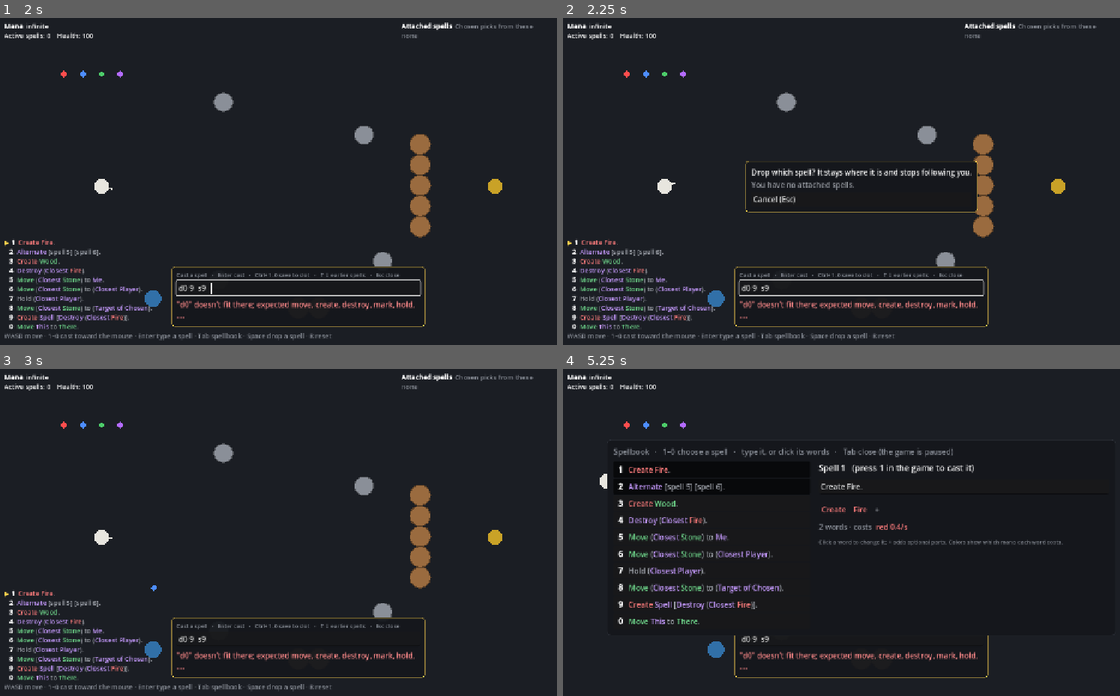
Above: before the commit, frames 1-4 (two rows, left to right).
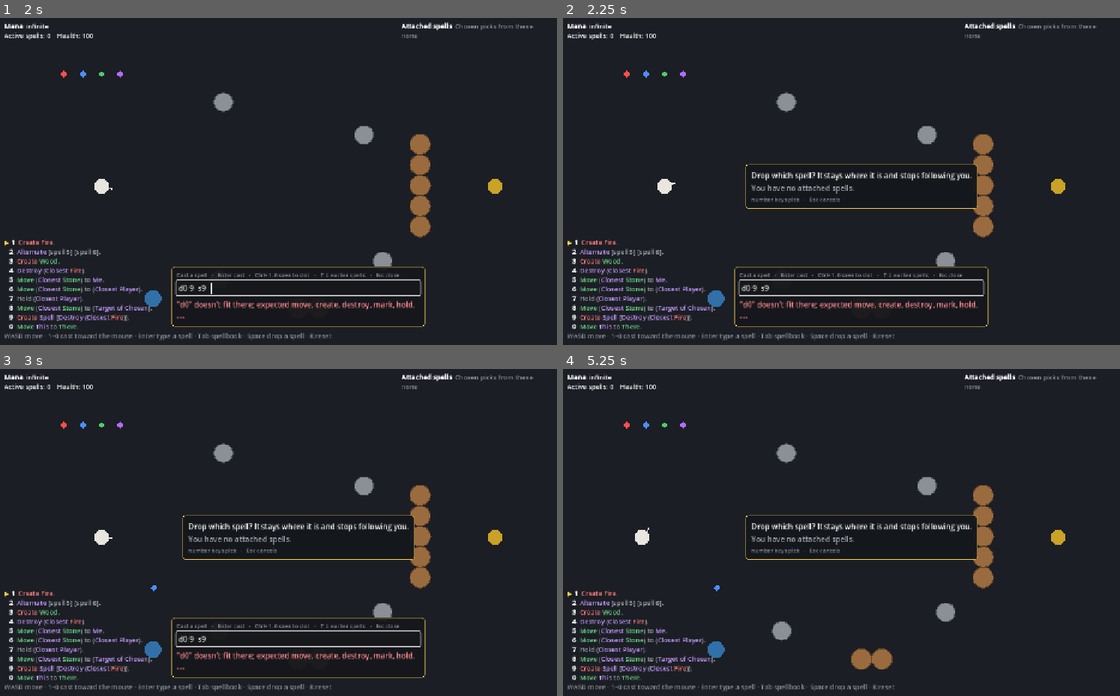
Above: after the commit, the same moments.

Repository: oscarjocque/spellcraft-prototype
Game: Godot game, scene res://scenes/main.tscn
Two runs of this game, one before a commit and one after it. Both use one fixed random seed, a clock stepped at 60 frames per second and the inputs below.
Inputs (mouse positions are in pixels of both pictures, inside the frame that each line leads up to):
- Up to frame 1 (2 s): tap Enter at 0.5 s; move the mouse to (428, 168) at 0.52 s; hold D (move_right) 0.53-1.28 s; tap 0 at 0.6 s; click (428, 168) at 0.67 s; tap Space at 0.77, 1.07, 1.25, 1.52, 1.55, 1.82 s; tap 9 at 0.8, 1.35 s; move the mouse to (178, 204) at 1.27 s; hold S (move_down) from 1.28 s (still down); click (178, 204) at 1.42 s
- Up to frame 2 (2.25 s): tap Enter at 2 s; move the mouse to (919, 112) at 2.02 s; release S (move_down) at 2.03 s; hold D (move_right) from 2.03 s (still down); tap Space at 2.1 s; click (919, 112) at 2.17 s
- Up to frame 3 (3 s): tap 0 at 2.3 s; release D (move_right) at 2.75 s; click (300, 548) at 2.75 s, where only the run before the commit has a clickable "Cancel (Esc)"
- Up to frame 4 (5.25 s): tap Space at 3.5, 3.77, 4.07, 4.52, 4.55, 4.82 s; move the mouse to (830, 604) at 3.52 s; hold W (move_up) 3.53-4.28 s; tap 0 at 3.6 s; click (830, 604) at 3.67 s; tap 9 at 3.8, 4.35 s; move the mouse to (1042, 588) at 4.27 s; hold A (move_left) from 4.28 s (still down); click (1042, 588) at 4.42 s; tap Escape at 4.9 s; move the mouse to (679, 486) at 5.02 s; tap Tab at 5.1 s; click (679, 486) at 5.17 s

Frame 1 is identical in both runs. In frame 2, 1.5% of the frame differs, in the area x 32-75%, y 43-60%; in frame 3, 1.5%; in frame 4, 12%, in the area x 0-96%, y 1-99%.

Commit message:
Page the attached-spell picker at five entries; pick with number keys
The window for Chosen and for dropping shows at most five entries,
with More for further pages. Spells keep their numbers from the HUD's
attached list and their number key picks them (0 picks Nothing), so a
pick needs no mouse. Entries are colored by mana.

Co-Authored-By: Claude Opus 5.5 <noreply@anthropic.com>
Claude-Session: https://claude.ai/code/session_013jfXwMwWtv4oDjb8vuFPPJ

Diff:
--- a/scripts/ui/chosen_picker.gd
+++ b/scripts/ui/chosen_picker.gd
@@ -2,76 +2,122 @@
 extends PanelContainer
 ## The window that asks the player to pick one of their attached spells: for
 ## a Chosen in the spell being cast (once for each, in reading order), or a
-## spell to drop.
+## spell to drop. The game keeps running meanwhile.
+##
+## Spells keep the numbers they have in the HUD's list of attached spells,
+## and their number key picks them; 0 picks Nothing where that's allowed.
+## At most five entries show at a time, with "More" for the rest. Esc cancels.
 
 signal picked(id: int)  # a spell's id, 0 for nothing
 signal cancelled
 
+const PAGE := 5
+
 var _title: Label
 var _options: VBoxContainer
+var _entries := []  # [key, bbcode, action]
+var _page := 0
 
 
 func _ready() -> void:
 	var style := StyleBoxFlat.new()
-	style.bg_color = Color("15171c")
+	style.bg_color = Color(0.08, 0.09, 0.11, 0.96)
 	style.border_color = Color("ffd34d")
 	style.set_border_width_all(1)
 	style.set_content_margin_all(12)
 	style.set_corner_radius_all(6)
 	add_theme_stylebox_override("panel", style)
-	custom_minimum_size = Vector2(420, 0)
+	custom_minimum_size = Vector2(480, 0)
 	var box := VBoxContainer.new()
 	add_child(box)
 	_title = Label.new()
 	box.add_child(_title)
 	_options = VBoxContainer.new()
 	box.add_child(_options)
+	var hint := Label.new()
+	hint.text = "number keys pick   ·   Esc cancels"
+	hint.add_theme_font_size_override("font_size", 12)
+	hint.add_theme_color_override("font_color", Color("8a8f98"))
+	box.add_child(hint)
 
 
 ## Shows the choice for Chosen `index` (1-based) of `total` in `spell_text`.
 func ask(spell_text: String, index: int, total: int, attached: Array[WorldObject]) -> void:
-	_open("%s\nChosen %d of %d: which attached spell?" % [spell_text, index, total], attached,
-			"Nothing (the spell waits)", "Cancel the cast (Esc)")
+	_open("%s\nChosen %d of %d: which attached spell?" % [spell_text, index, total], attached, true)
 
 
 ## Shows the choice of an attached spell to drop.
 func ask_drop(attached: Array[WorldObject]) -> void:
-	_open("Drop which spell? It stays where it is and stops following you.", attached, "", "Cancel (Esc)")
+	_open("Drop which spell? It stays where it is and stops following you.", attached, false)
 
 
-func _open(title: String, attached: Array[WorldObject], nothing: String, cancel: String) -> void:
+func _open(title: String, attached: Array[WorldObject], nothing: bool) -> void:
 	_title.text = title
-	for c in _options.get_children():
-		_options.remove_child(c)
-		c.queue_free()
-	var n := 1
-	for o in attached:
-		_add_option("%d  %s" % [n, SpellGrammar.to_text(o.spell.ast)], func() -> void: _pick(o.id))
-		n += 1
-	if attached.is_empty():
-		var none := Label.new()
-		none.text = "You have no attached spells."
-		none.add_theme_color_override("font_color", Color("a0a4ab"))
-		_options.add_child(none)
-	if nothing != "":
-		_add_option(nothing, func() -> void: _pick(0))
-	_add_option(cancel, _cancel)
+	_entries.clear()
+	for i in attached.size():
+		var o := attached[i]
+		_entries.append([i + 1, SpellText.bbcode(o.spell.ast), _pick.bind(o.id)])
+	if nothing:
+		_entries.append([0, "[color=#a7abb3]Nothing (the spell waits)[/color]", _pick.bind(0)])
+	_page = 0
+	_show_page()
 	move_to_front()
 	show()
 	_recenter.call_deferred()
 
 
-func _unhandled_input(event: InputEvent) -> void:
-	if visible and event is InputEventKey and event.pressed and event.keycode == KEY_ESCAPE:
-		get_viewport().set_input_as_handled()
-		_cancel()
+func _show_page() -> void:
+	for c in _options.get_children():
+		_options.remove_child(c)
+		c.queue_free()
+	if _entries.is_empty():
+		var none := Label.new()
+		none.text = "You have no attached spells."
+		none.add_theme_color_override("font_color", Color("a7abb3"))
+		_options.add_child(none)
+		return
+	var paged := _entries.size() > PAGE
+	var per_page := PAGE - 1 if paged else PAGE
+	var start := _page * per_page
+	for e in _entries.slice(start, start + per_page):
+		_add_option("[b]%d[/b]   %s" % [e[0], e[1]], e[2])
+	if paged:
+		var pages := ceili(float(_entries.size()) / per_page)
+		_add_option("[color=#a7abb3]More ▸   (page %d of %d)[/color]" % [_page + 1, pages], func() -> void:
+			_page = (_page + 1) % pages
+			_show_page())
 
 
-func _add_option(text: String, on_press: Callable) -> void:
+func _unhandled_input(event: InputEvent) -> void:
+	if not visible or not (event is InputEventKey and event.pressed and not event.echo):
+		return
+	var key: int = event.keycode
+	if key == KEY_ESCAPE:
+		_cancel()
+	elif key >= KEY_0 and key <= KEY_9:
+		for e in _entries:
+			if e[0] == key - KEY_0:
+				e[2].call()
+				break
+	else:
+		return
+	get_viewport().set_input_as_handled()
+
+
+func _add_option(bbcode: String, on_press: Callable) -> void:
 	var b := Button.new()
-	b.text = text
-	b.alignment = HORIZONTAL_ALIGNMENT_LEFT
+	b.custom_minimum_size = Vector2(456, 32)
+	b.focus_mode = Control.FOCUS_NONE
 	b.pressed.connect(on_press)
+	var label := RichTextLabel.new()
+	label.bbcode_enabled = true
+	label.scroll_active = false
+	label.mouse_filter = Control.MOUSE_FILTER_IGNORE
+	label.set_anchors_and_offsets_preset(Control.PRESET_FULL_RECT)
+	label.offset_left = 10
+	label.offset_top = 5
+	label.text = bbcode
+	b.add_child(label)
 	_options.add_child(b)
 
 
